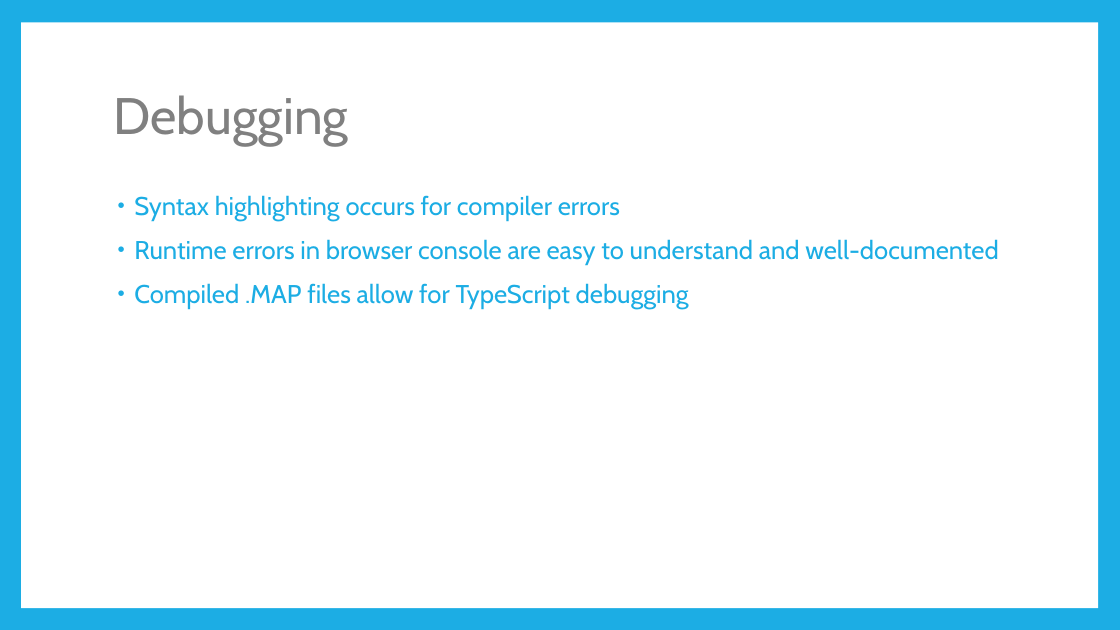
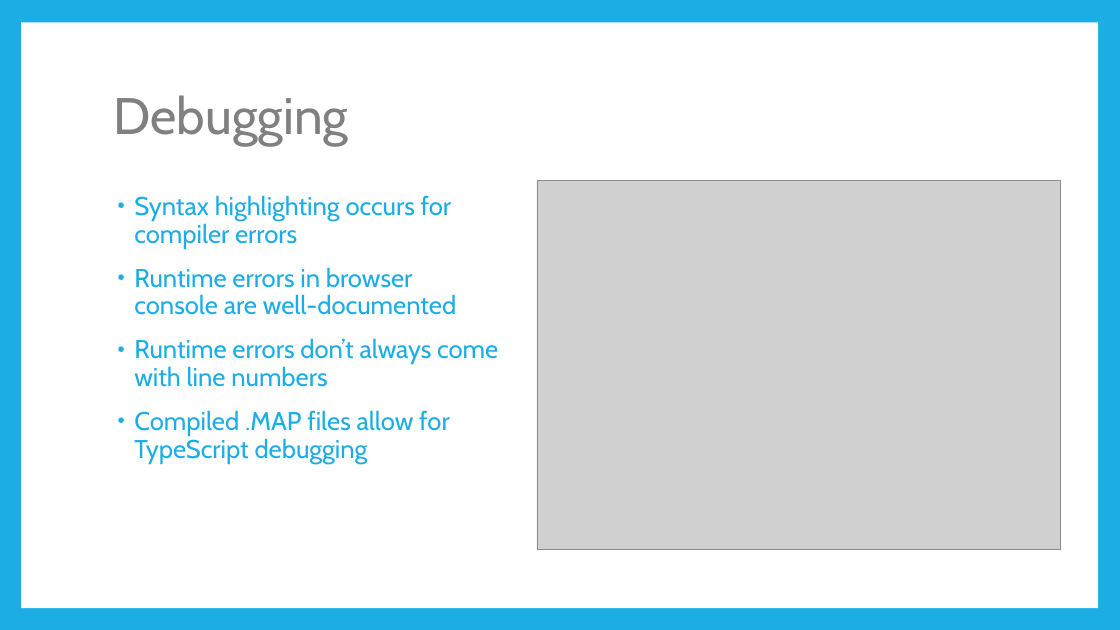
Before and after one commit to jbicks/angular2-demo, a slide deck: slide 9 of Angular2.pptx. Drawn at 1120x630 pixels with LibreOffice and Linux fonts; fonts in the diff are those of the drawing; grey boxes stand for pictures. Boxes give left, top, right and bottom in pixels: in the first picture for what was removed or moved away, otherwise in the second. Text is boxed around its words. In the diff, an @@ line names an element or a change of style, - is before the commit and + after.

```diff
--- a/Angular2.pptx
+++ b/Angular2.pptx
@@ picture added at (537,181,1060,549) @@
@@ text at (134,267,498,387): text changed @@
-• Runtime errors in browser console are easy to understand and well-documented
+• Runtime errors in browser console are well-documented
+• Runtime errors don’t always come with line numbers
```
Also in this commit, not shown: 9 other slides changed, 1 slide added, 3 slides removed.
